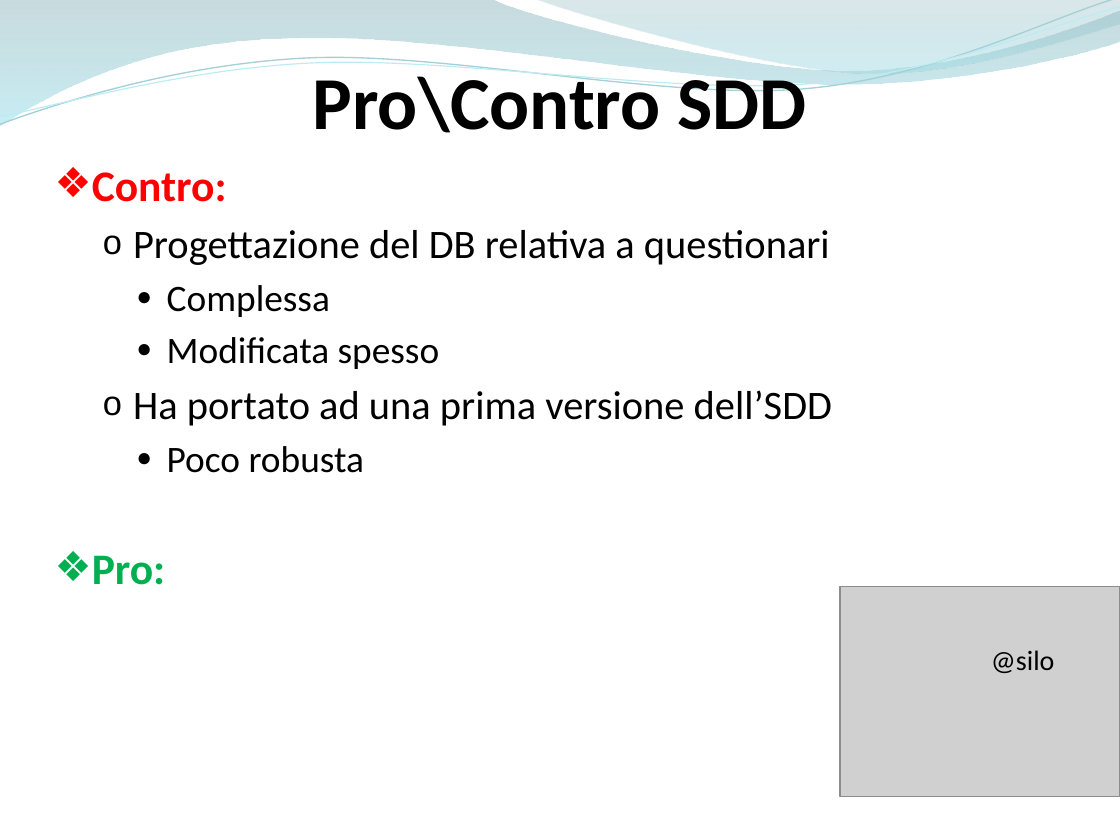
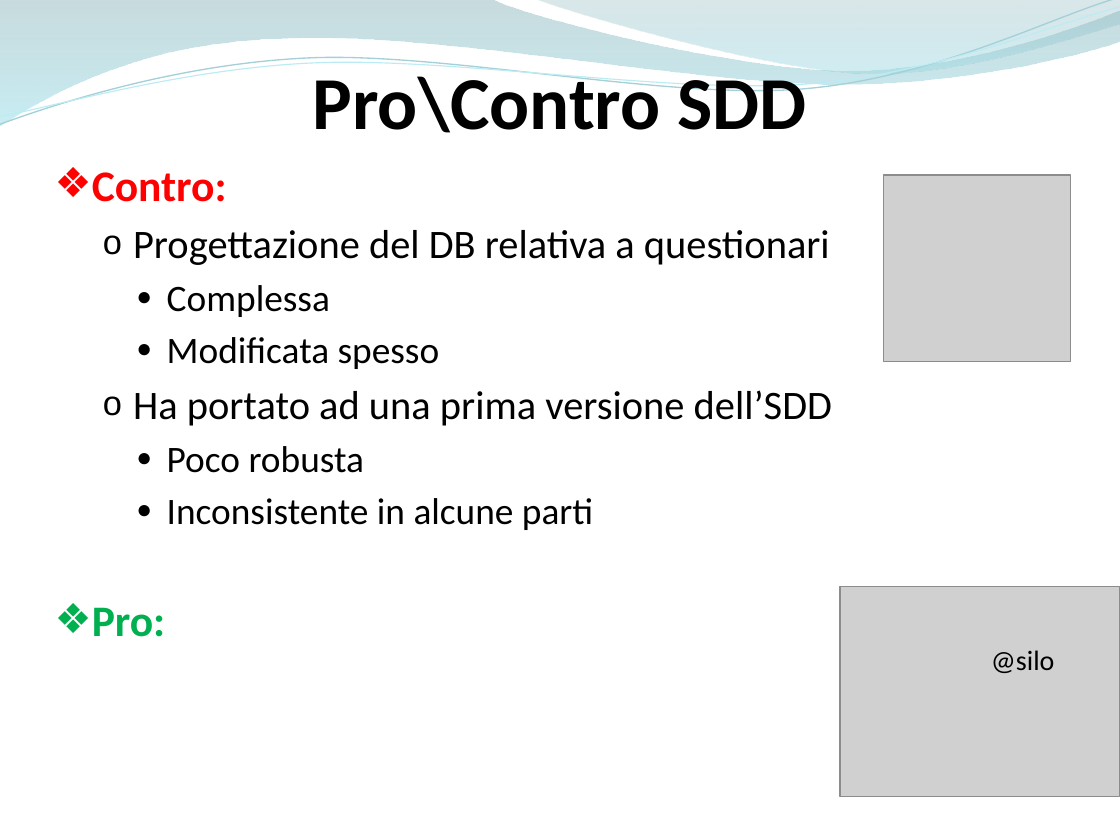
Before and after one commit to ammirate/at-silo, a slide deck: slide 14 of Presentazione/Atsilo3/Atsilo_H_PresentazioneFinale.pptx. Drawn at 1120x840 pixels with LibreOffice and Linux fonts; fonts in the diff are those of the drawing; grey boxes stand for pictures. Boxes give left, top, right and bottom in pixels: in the first picture for what was removed or moved away, otherwise in the second. Text is boxed around its words. In the diff, an @@ line names an element or a change of style, - is before the commit and + after.

Commit message:
[WR 3] revisioni parti mancanti

```diff
--- a/Presentazione/Atsilo3/Atsilo_H_PresentazioneFinale.pptx
+++ b/Presentazione/Atsilo3/Atsilo_H_PresentazioneFinale.pptx
@@ picture added at [884,175,1071,362] @@
@@ text at [167,498,593,530]: paragraph added @@
+    ● Inconsistente in alcune parti
```
Also in this commit, not shown: 14 other slides changed.
